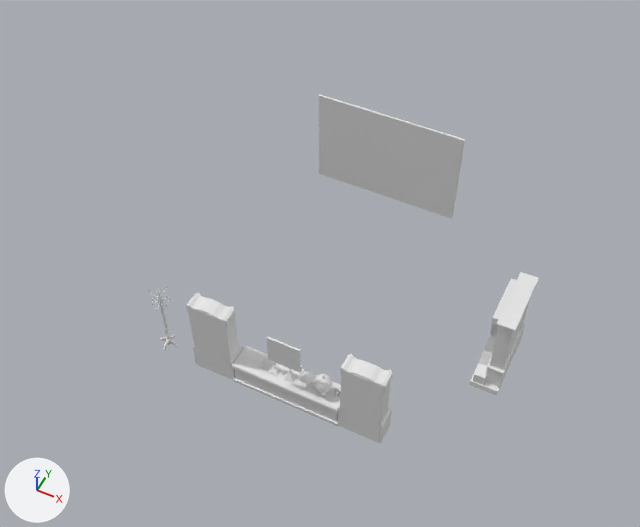
An edit to the Blender file Arte/Escenario/Modelo3D/Escenario.blend, drawn before and after from the same camera.
Both versions are drawn from a camera (50 mm lens) standing at (134.0, -280.0, 373.0) and looking at (0.0, -11.0, 38.0). Every picture has the same lights, and +X, +Y and +Z are marked at lower left.

In view in the first picture: 'Chimenea', 'Cuadro', 'Decoración_Chimenea', 'Mueble_entre_estanteias', 'Parte de atras estanteria_2', 'Parte de atras estanteria_2.001', 'Ventana'.
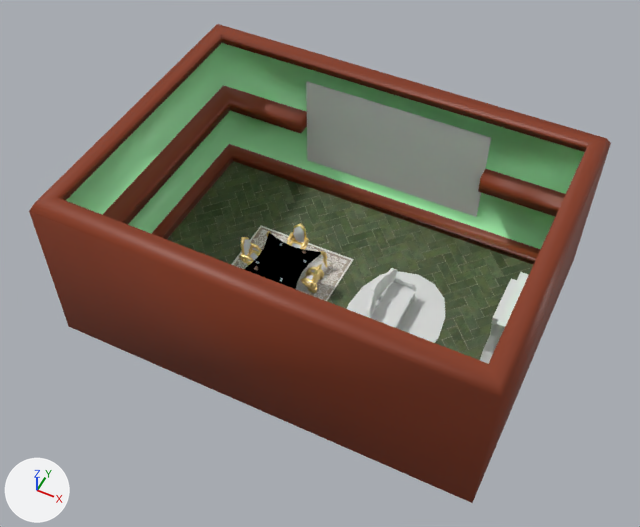
Commit message: Escenario mesa

The change in detail:
me_cubo has 80 vertices, 72 faces, 4 loose edges and spans x -88.0..88.0, y -59.0..59.0, z 0.0..93.0.
me_cubo is used by ob_pared; location (0.0, 0.0, 0.0); scale (1.28, 1.4, 1.0).
me_cubo part 1: all faces are now shaded smooth (72 of 72 changed).
me_cube_007 has 32 vertices, 30 faces and spans x -29.1..29.1, y -7.0..7.0, z -7.3..7.4.
me_cube_007 is used by ob_mueble_entre_estanteias; location (10.4, -64.8, 7.1).
me_cube_007 part 2: edges marked sharp go from 0 to 8.
Object 'Ventana' (ob_ventana) moves from (0.0, 72.1, 43.3) to (0.0, 79.7, 43.3).
Object 'Ventana' (ob_ventana) is rescaled from (42.2, 0.582, 28.8) to (53.9, 0.582, 28.8).
Object 'Sofa' (ob_sofa) is now shown.
Object 'Suelo' (ob_suelo) is now shown.
Object 'Pared' (ob_pared) is now shown.
Object 'Alfombra' (ob_alfombra) is now shown.
Object 'Silla' (ob_silla) moves from (-29.4, 21.8, 4.3) to (-29.4, 0.0, 13.2).
Object 'Silla' (ob_silla) is now shown.
Object 'Hammer' (ob_hammer) is now shown.
Object 'Shroom' (ob_shroom) is now shown.
Object 'Silla.001' (ob_silla_001) now shows me_cubo_002 instead of me_cubo_003.
Object 'Silla.001' (ob_silla_001) moves from (-50.3, -0.6, 4.3) to (-29.4, 0.0, 13.2).
Object 'Silla.001' (ob_silla_001) loses its DECIMATE modifier named 'Diezmar'.
Object 'Silla.001' (ob_silla_001) loses its MIRROR modifier named 'Mirror'.
Modifier setting removed (it was use_clip = True).
Modifier setting removed (it was bisect_threshold = 0.0).
Modifier setting removed (it was mirror_object = ob_mesa).
Object 'Silla.001' (ob_silla_001) is now shown.
Object 'Mesa' (ob_mesa) is now shown.
Object 'Mazo_Cartas' (ob_mazo_cartas) moves from (-18.1, 6.1, 13.2) to (-29.4, 0.0, 13.2).
Object 'Mazo_Cartas' (ob_mazo_cartas) is now shown.
Object 'Plane' (ob_plane) is now shown.
Object 'Silla.002' (ob_silla_002) is new; it shows me_cubo_002.
Its location is (-29.4, 0.0, 13.2).
Its rotation in degrees is (0, 0, -90).
Its scale is (3.39, 3.39, 3.39).
Object 'Mazo_Cartas.003' (ob_mazo_cartas_003) is new; it shows me_plano_011.
Its location is (-29.4, 0.0, 13.2).
Its rotation in degrees is (0, 0, 185).
Object 'Mazo_Cartas.002' (ob_mazo_cartas_002) is new; it shows me_plano_011.
Its location is (-29.4, 0.0, 13.2).
Its rotation in degrees is (0, 0, -85).
Object 'Mazo_Cartas.001' (ob_mazo_cartas_001) is new; it shows me_plano_011.
Its location is (-29.4, 0.0, 13.2).
Its rotation in degrees is (0, 0, 95).
Object 'Patas.003' (ob_patas_003) is new; it shows me_cilindro_001.
Its location is (-29.4, 0.0, 13.2).
Its rotation in degrees is (0, 0, -135).
Its scale is (1.0, 1.0, 5.93).
Object 'Patas.001' (ob_patas_001) is new; it shows me_cilindro_001.
Its location is (-29.4, 0.0, 13.2).
Its rotation in degrees is (0, 0, -45).
Its scale is (1.0, 1.0, 5.93).

Where the change shows, as pixel boxes (x1, y1, x2, y2) in the pictures (640 x 527 px):
'Pared', shown (brown)
    after: (29, 24, 611, 503)
'Suelo', shown (green)
    after: (167, 161, 533, 360)
'Ventana', moved, rescaled (27% wider, 10% taller)
    before: (319, 95, 465, 219)
    after: (306, 81, 491, 217)
'Plane', shown
    after: (347, 271, 445, 343)
'Mesa', shown
    after: (244, 233, 321, 289)
'Sofa', shown
    after: (366, 268, 417, 328)
'Alfombra', shown
    after: (231, 226, 354, 301)
'Silla', shown
    after: (287, 223, 309, 250)
'Silla.001', shown
    after: (239, 237, 262, 265)
'Silla.002', added
    after: (301, 264, 324, 293)
'Patas.003', added
    after: (319, 251, 327, 267)
'Hammer', shown
    after: (302, 249, 306, 254)
'Shroom', shown
    after: (254, 266, 258, 270)
'Patas.001', added
    after: (266, 231, 271, 237)
part 2 of me_cube_007, shading changed
    before: (232, 345, 341, 426)
'Parte de atras estanteria_2.001', unchanged, covered by the edit
    before: (338, 354, 393, 444)
'Parte de atras estanteria_2', unchanged, covered by the edit
    before: (186, 292, 243, 380)
'Chimenea', unchanged, covered by the edit
    before: (490, 272, 539, 370)
    after: (492, 272, 529, 355)
